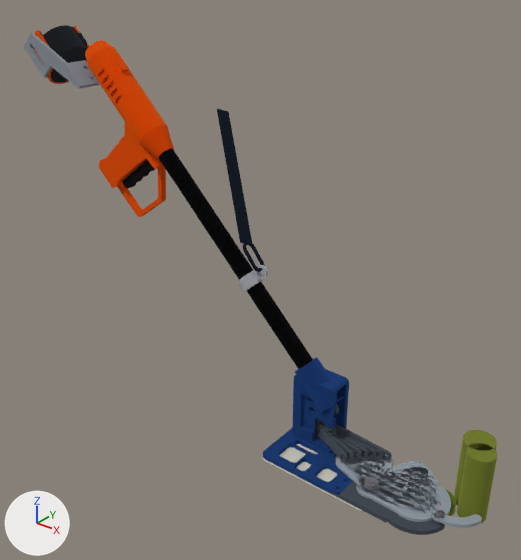
A saved change to the glTF model tijera-antebrazo/modelo_3d/tijera.glb.
Both versions are drawn from a 50 mm camera at (0.352, -0.827, 0.818) aimed at (-0.346, 0.044, 0.278). The lights are fixed; the arrows at lower left show +X, +Y and +Z. The older version comes first. Where no turn or scale is listed for an object, it has been applied to the vertices.

Objects in the first picture: 'C08', 'P01', 'P02@0', 'P02@62', 'P03', 'P05', 'P08', 'P10', 'P11', 'P13', 'P15', 'XRESTO', 'XVECINA2' and 24 more.
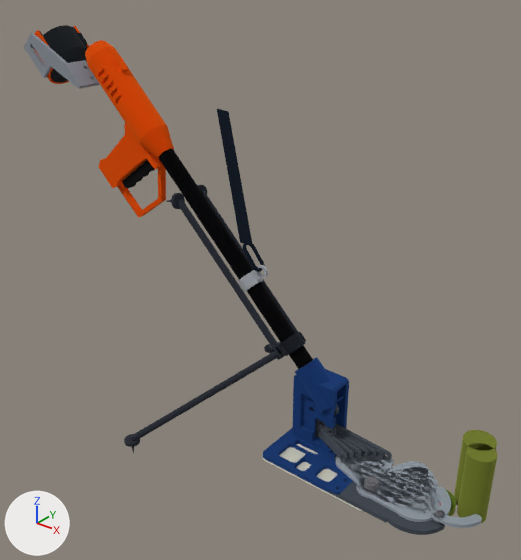
Changed parts and their boxes (x1, y1, x2, y2) in the pictures (521 x 560 px):
'P19@0', added
    after: (167, 185, 298, 360)
'P19@1', added
    after: (124, 332, 306, 453)

What the commit changed:
Material 'mat_15' (mat_mat_15) changes colour from green #8ca345 to greyish blue #4c525c; in linear values from (0.263, 0.367, 0.0593) to (0.0732, 0.0835, 0.107).
Mesh me_p19_1 is new.
It has 1647 vertices, 3192 faces and spans x -0.223..0.014, y -0.214..0.214, z -0.2..0.031.
It uses material mat_mat_15 (greyish blue #4c525c).
Mesh me_p19_0 is new.
It has 1596 vertices, 3090 faces and spans x -0.265..0.014, y -0.042..0.042, z -0.014..0.237.
It uses material mat_mat_15 (greyish blue #4c525c).
Object 'P19@1' (ob_p19_1) is new; it shows me_p19_1.
Its location is (-0.261, 0.036, 0.175).
Object 'P19@0' (ob_p19_0) is new; it shows me_p19_0.
Its location is (-0.261, 0.036, 0.175).
